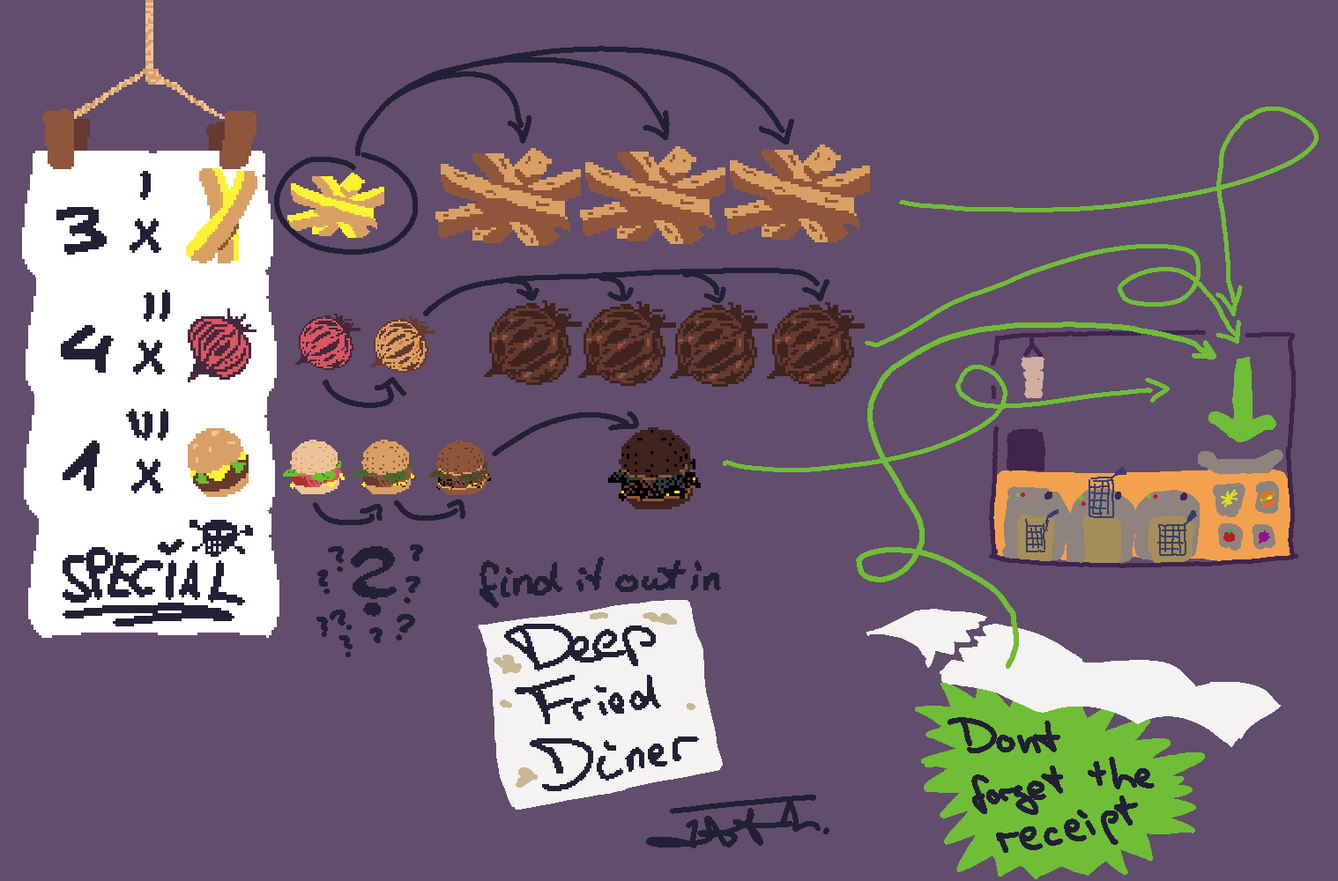
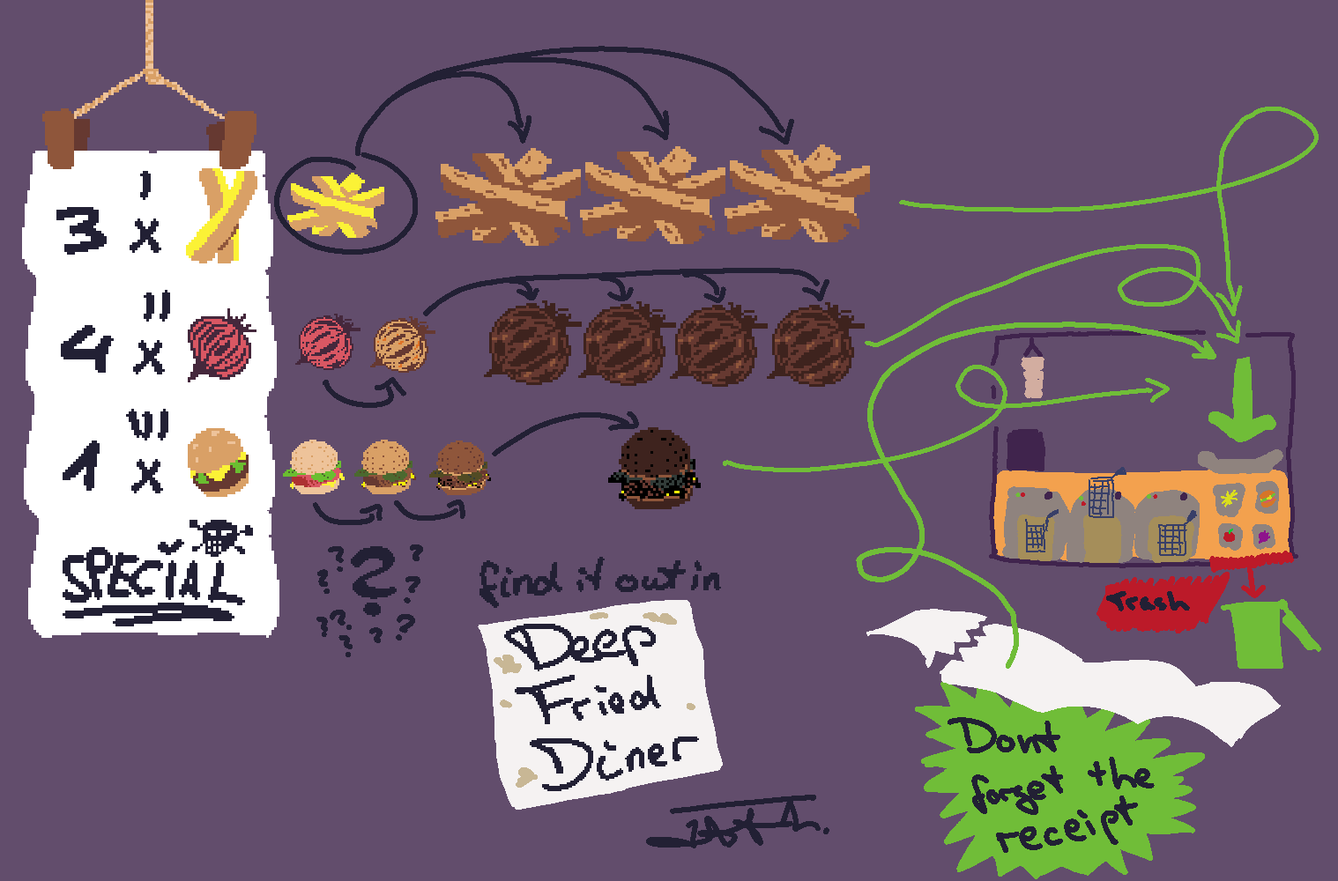
Two versions of the same layered image (1338 x 881). Layer-by-layer changes:
painted on "Paint Layer 14" over [1096, 550, 1322, 670]
